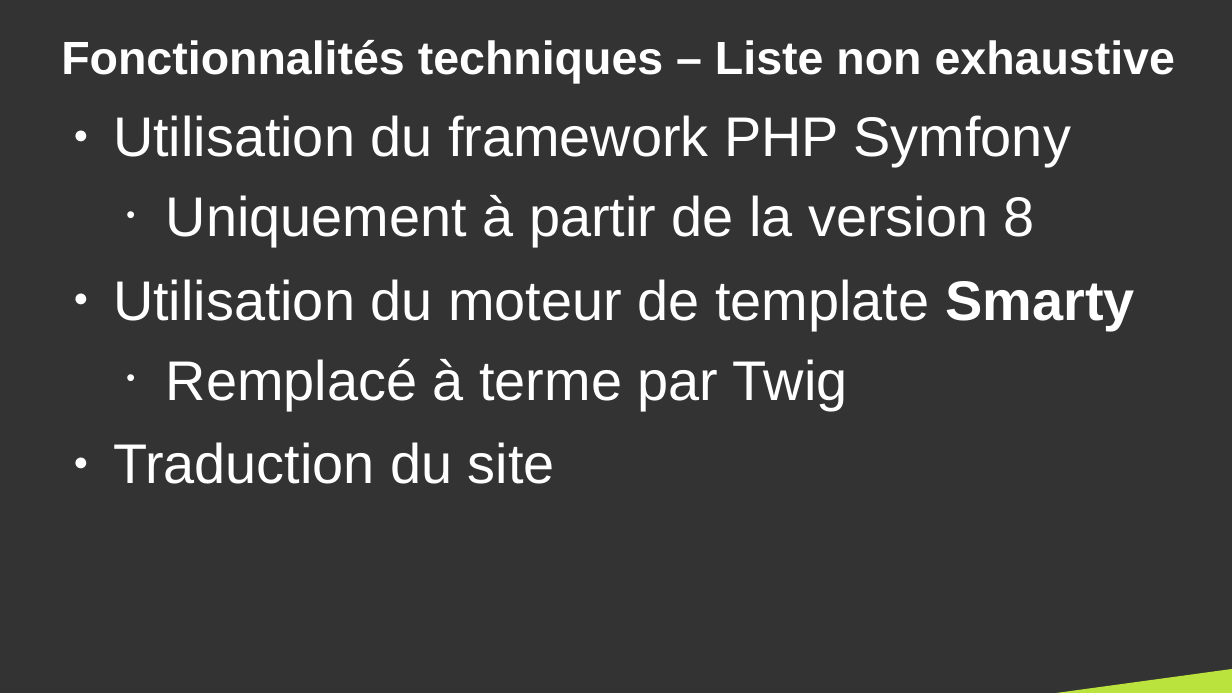
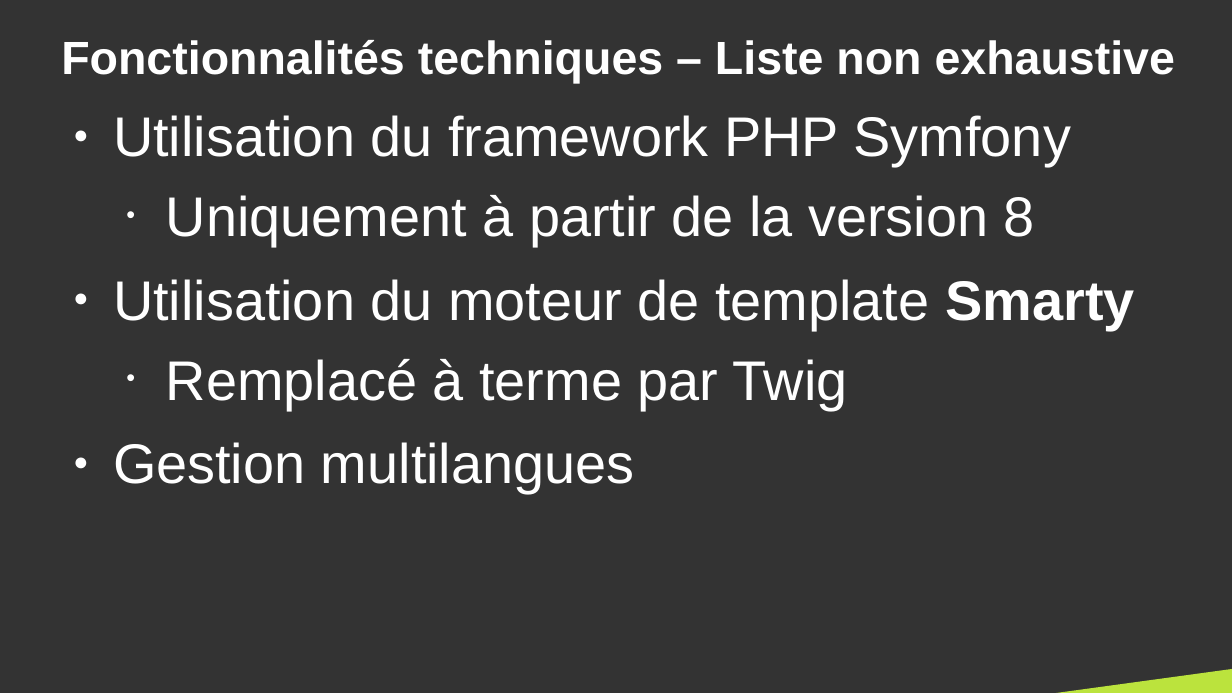
Before and after one commit to DanYellow/cours, a slide deck: slide 11 of gestion-de-contenus-spécialisee-s4/travaux-pratiques/numero-1/presentation.odp (slide 10 before the commit). Drawn at 1232x693 pixels with LibreOffice and Linux fonts; fonts in the diff are those of the drawing. Boxes give left, top, right and bottom in pixels: in the first picture for what was removed or moved away, otherwise in the second. Text is boxed around its words. In the diff, an @@ line names an element or a change of style, - is before the commit and + after.

```diff
--- a/gestion-de-contenus-spécialisee-s4/travaux-pratiques/numero-1/presentation.odp
+++ b/gestion-de-contenus-spécialisee-s4/travaux-pratiques/numero-1/presentation.odp
@@ text at (113,442,635,493): text changed @@
-● Traduction du site
+● Gestion multilangues
```
Also in this commit, not shown: 5 other slides changed, 6 slides added, 1 slide removed, 7 other files.
